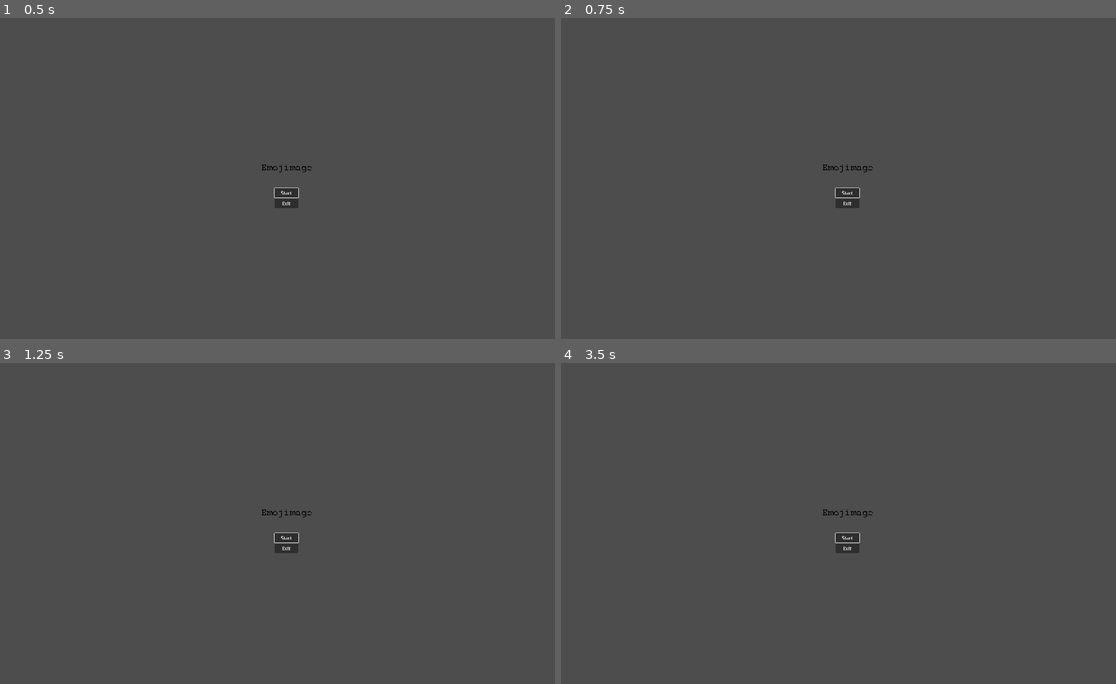
Above: before the commit, frames 1-4 (two rows, left to right).
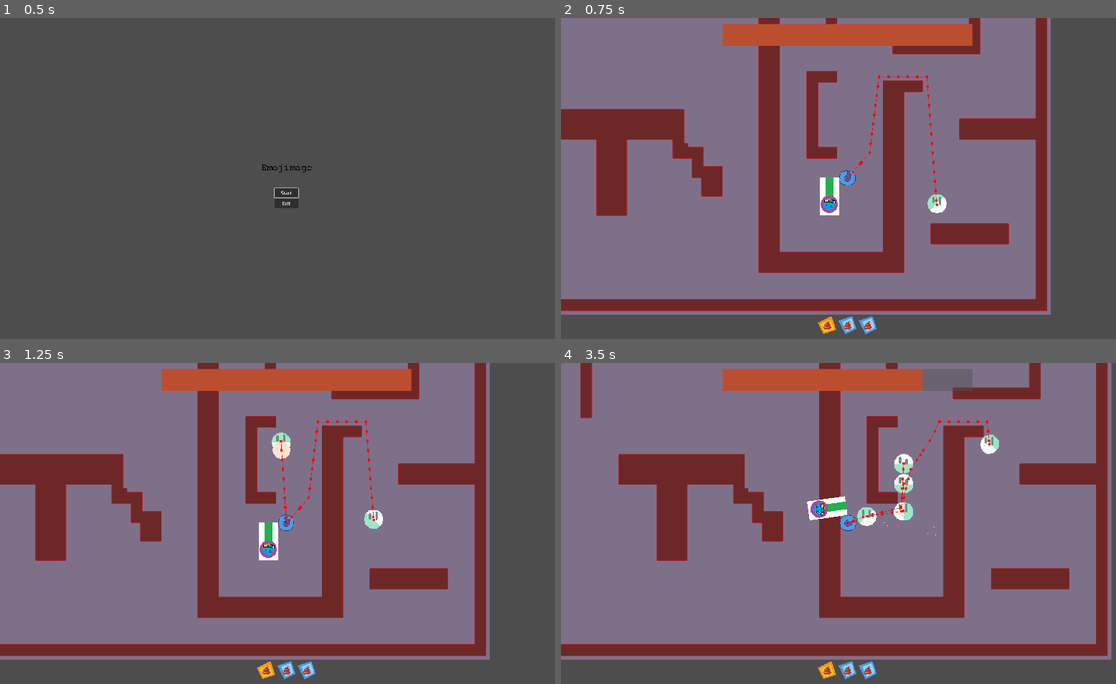
Above: after the commit, the same moments.

Repository: JulianNeuberger/EmojiMage
Game: Godot game, scene res://gui/MainMenu/MainMenu.tscn
Same seed, same stepped clock (60 frames per second), same inputs: the game is played once before the commit and once after it.
Inputs (mouse positions are in pixels of both pictures, inside the frame that each line leads up to):
- Up to frame 1 (0.5 s): no input
- Up to frame 2 (0.75 s): click "Start" at 0.5 s
- Up to frame 3 (1.25 s): no input
- Up to frame 4 (3.5 s): click (849, 536) at 1.25 s, where only the run before the commit has a clickable "Start"; move the mouse to (971, 507) at 2.02 s; hold D (Right) 2.03-2.78 s; tap S (Bottom) at 2.1 s; move the mouse to (733, 539) at 2.77 s; hold A (Left) from 2.78 s (still down); tap W (Top) at 2.85 s

Frame 1 is identical in both runs. In frame 2, 82% of the frame differs, in the area x 0-89%, y 0-99%; in frame 3, 82%; in frame 4, 92%, in the area x 0-100%, y 0-99%.

Commit message:
fix

Diff:
--- a/gui/MainMenu/MainMenu.gd
+++ b/gui/MainMenu/MainMenu.gd
@@ -12,13 +12,13 @@
 
 func _on_start_pressed():
 	game_saver.delete_game()
-	get_tree().change_scene_to_file("res://levels/testbed.tscn")
+	get_tree().change_scene_to_file("res://levels/Level1/Level1.tscn")
 
 func _on_exit_pressed():
 	get_tree().quit()
 
 func _on_continue_pressed():
-	get_tree().change_scene_to_file("res://levels/testbed.tscn")
+	get_tree().change_scene_to_file("res://levels/Level1/Level1.tscn")
 
 func grab_gui_focus():
 	if game_saver:
--- a/gui/MainMenu/MainMenu.tscn
+++ b/gui/MainMenu/MainMenu.tscn
@@ -53,6 +53,7 @@
 "
 
 [node name="GuiToggle" parent="CanvasLayer" instance=ExtResource("3_kqct5")]
+mouse_filter = 2
 metadata/_edit_use_anchors_ = true
 
 [node name="AdminTerminal" parent="CanvasLayer/GuiToggle" instance=ExtResource("3_0h1vq")]
--- a/health.gd
+++ b/health.gd
@@ -31,3 +31,4 @@
 
 func deserialize(resource: Dictionary):
 	current_health = resource["current_health"]
+	update_percentage()
--- a/levels/testbed.gd
+++ b/levels/testbed.gd
@@ -5,5 +5,5 @@
 
 func _ready():
 	game_saver = get_node("/root/GameSaver")
-	if game_saver:
+	if game_saver and game_saver.has_save():
 		game_saver.load_game()
